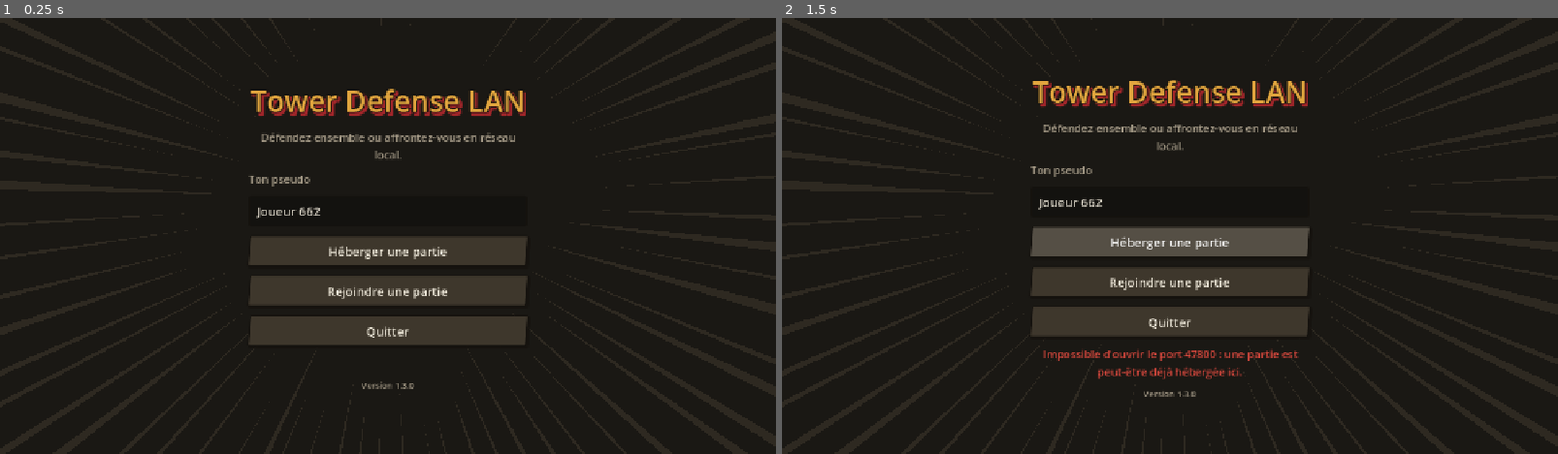
Above: before the commit, frames 1-2 (left to right).
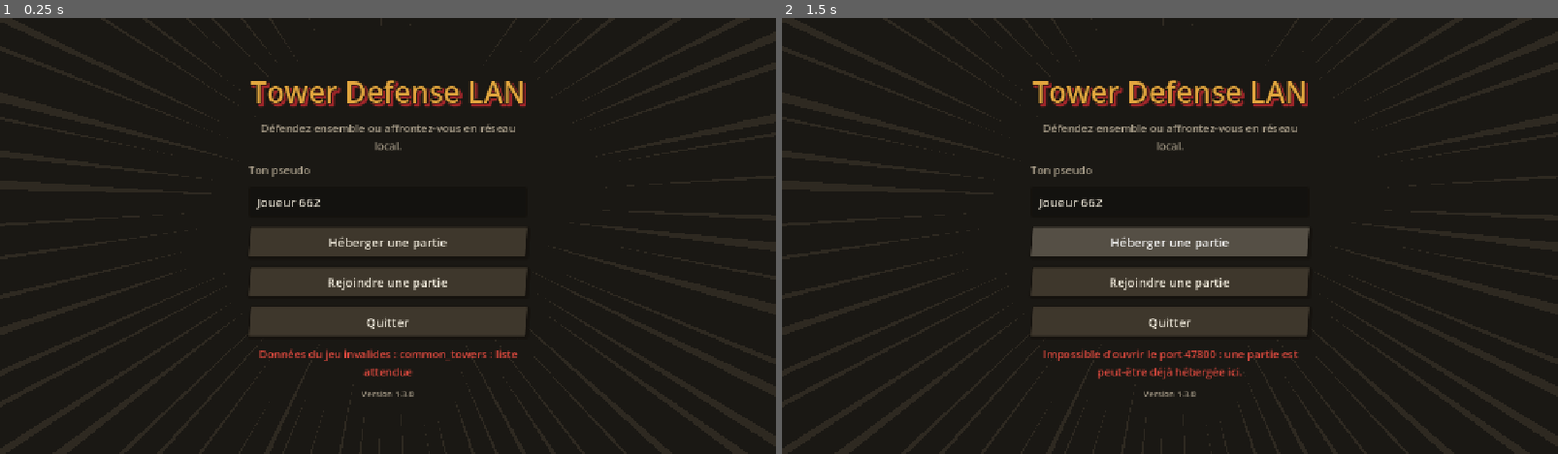
Above: after the commit, the same moments.

Repository: Forthtilliath/tower-defense-lan
Game: Godot game, scene res://scenes/main.tscn
The game is run twice, just before and just after one commit, with the same random seed, the same clock (stepped at 60 frames per second) and the same inputs.
Inputs:
- Up to frame 1 (0.25 s): no input
- Up to frame 2 (1.5 s): click "Héberger une partie" at 0.5 s; click "Héberger une partie" at 1.25 s

The runs differ from the first frame. In frame 1, 8.5% of the frame differs, in the area x 32-68%, y 14-87%; in frame 2, nothing differs.

Commit message:
feat: add common towers and exclusive class specializations

Diff:
--- a/scripts/data/data_schema.gd
+++ b/scripts/data/data_schema.gd
@@ -31,24 +31,31 @@
 	"id": ["id"], "name": ["text", 24], "hp": ["num", 0.1, 10.0], "lives": ["int", 1, 1000],
 	"gold": ["num", 0.1, 10.0], "reward": ["num", 0.1, 10.0], "xp": ["num", 0.0, 10.0, 1.0],
 }
-const BRANCH := {"id": ["id"], "name": ["text", 24], "description": ["text", 120, ""]}
+## Branche de talents. trunk : tronc commun de la classe ; les autres branches sont ses
+## spécialisations, exclusives (des points dans une seule à la fois).
+const BRANCH := {"id": ["id"], "name": ["text", 24], "description": ["text", 120, ""], "trunk": ["bool", false]}
 ## Talent : bonus par rang (s'ajoutent), sur les tourelles listées dans « towers » (toutes si vide),
 ## ou déblocage d'une tourelle (« unlock »). aura : renforce les auras des tourelles de soutien.
+## build_cost : réduction du prix de construction et d'amélioration ; sell_bonus : part de revente
+## en plus ; gift_bonus : part en plus reçue par l'allié lors d'un don (plafonds : PlayerKit).
 const TALENT := {
 	"id": ["id"], "name": ["text", 32], "description": ["text", 160, ""], "tier": ["int", 1, 6],
 	"max_rank": ["int", 1, 5, 1], "unlock": ["id", ""],
 	"damage": ["num", 0.0, 1.0, 0.0], "rate": ["num", 0.0, 1.0, 0.0], "range": ["num", 0.0, 1.0, 0.0],
 	"cc": ["num", 0.0, 1.0, 0.0], "aura": ["num", 0.0, 1.0, 0.0], "bounty": ["num", 0.0, 1.0, 0.0],
 	"interest": ["num", 0.0, 0.1, 0.0], "interest_cap": ["int", 0, 1000, 0], "start_gold": ["int", 0, 10000, 0],
+	"build_cost": ["num", 0.0, 0.2, 0.0], "sell_bonus": ["num", 0.0, 0.1, 0.0], "gift_bonus": ["num", 0.0, 0.25, 0.0],
 }
-## Bâtisseur : tourelles de base (« towers »), branches de talents, et bonus appliqués à toutes ses tourelles.
+## Classe : tourelles en plus du tronc commun (« towers », souvent aucune : les spécialisations
+## débloquent les leurs), branches de talents, et bonus de classe. Les multiplicateurs (dégâts,
+## portée, cadence, contrôles, auras) valent pour les tourelles de « bonus_towers » (toutes si vide).
 ## cc : multiplie les chances et durées de contrôle. bounty : multiplie sa part des primes.
-## interest / interest_cap : s'ajoutent au taux et au plafond d'intérêts du joueur.
+## interest / interest_cap / start_gold : s'ajoutent à ceux du joueur.
 const BUILDER := {
-	"id": ["id"], "name": ["text", 24], "color": ["color"], "description": ["text", 160, ""],
+	"id": ["id"], "name": ["text", 24], "color": ["color"], "description": ["text", 200, ""],
 	"damage": ["num", 0.5, 3.0, 1.0], "range": ["num", 0.5, 3.0, 1.0], "rate": ["num", 0.5, 3.0, 1.0],
-	"cc": ["num", 0.5, 3.0, 1.0], "bounty": ["num", 0.5, 3.0, 1.0],
-	"interest": ["num", 0.0, 0.2, 0.0], "interest_cap": ["int", 0, 10000, 0],
+	"cc": ["num", 0.5, 3.0, 1.0], "aura": ["num", 0.5, 3.0, 1.0], "bounty": ["num", 0.5, 3.0, 1.0],
+	"interest": ["num", 0.0, 0.2, 0.0], "interest_cap": ["int", 0, 10000, 0], "start_gold": ["int", 0, 10000, 0],
 }
 ## Éléments des tourelles ("" : coups physiques), auxquels certains monstres résistent.
 const ELEMENTS := ["fire", "ice", "lightning", "poison", "bleed"]
--- a/scripts/data/data_validator.gd
+++ b/scripts/data/data_validator.gd
@@ -27,7 +27,10 @@
 	if player == null or scaling == null or difficulties == null or specials == null or progression == null \
 			or tiers == null or towers == null or monsters == null or modifiers == null or not _check_splits(monsters[0]):
 		return false
-	var builders = _collection(root.get("builders"), 8, "builders", _builder.bind(towers[0], tiers.size()))
+	var common = TreeValidator.common_towers(self, root.get("common_towers"), towers[0])
+	if common == null:
+		return false
+	var builders = _collection(root.get("builders"), 8, "builders", TreeValidator.builder.bind(self, towers[0], tiers.size()))
 	var waves = _collection(root.get("waves"), 100, "waves", _wave.bind(monsters[0], modifiers[0]))
 	if builders == null or waves == null:
 		return false
@@ -38,6 +41,7 @@
 	gd.coop_scaling = scaling
 	gd.progression = progression
 	gd.talent_tiers.assign(tiers)
+	gd.common_towers.assign(common)
 	gd.difficulties.assign(_ordered(difficulties))
 	gd.builders.assign(_ordered(builders))
 	gd.modifiers = modifiers[0]
@@ -100,33 +104,17 @@
 	return t
 
 
-## Bâtisseur : tourelles de base connues, sans doublon, de quoi tirer sur l'air et le sol
-## (hors soutien), puis ses branches de talents.
-func _builder(src: Variant, where: String, towers: Dictionary, tier_count: int) -> Variant:
-	var b = _obj(src, DataSchema.BUILDER, where)
-	if b == null:
-		return null
-	var list = _list(src.get("towers"), 1, MAX_TOWERS, where + ".towers")
+## Liste d'identifiants de tourelles connues, sans doublon (au moins `lo`).
+func tower_ids(src: Variant, lo: int, where: String, towers: Dictionary) -> Variant:
+	var list = _list(src, lo, MAX_TOWERS, where)
 	if list == null:
 		return null
 	var ids: Array[String] = []
-	var air := false
-	var ground := false
 	for id in list:
 		if typeof(id) != TYPE_STRING or not towers.has(id) or ids.has(id):
-			return _fail("%s.towers : tourelle « %s » inconnue ou en double" % [where, str(id).left(30)])
+			return _fail("%s : tourelle « %s » inconnue ou en double" % [where, str(id).left(30)])
 		ids.append(id)
-		if not towers[id]["support"]:
-			air = air or towers[id]["air"]
-			ground = ground or towers[id]["ground"]
-	if not air or not ground:
-		return _fail("%s : il faut au moins une tourelle contre l'air et une contre le sol" % where)
-	b["towers"] = ids
-	var branches = TreeValidator.branches(self, src.get("branches", []), where, towers, tier_count)
-	if branches == null:
-		return null
-	b["branches"] = branches
-	return b
+	return ids
 
 
 ## Monstre : division, et capacités dont les champs vont ensemble ; un brouillage plus long
--- a/scripts/data/game_data.gd
+++ b/scripts/data/game_data.gd
@@ -10,6 +10,8 @@
 var progression := {}
 ## Points à dépenser dans une branche pour atteindre chaque palier de talents.
 var talent_tiers: Array[int] = []
+## Tourelles ouvertes à toutes les classes (les spécialisations en débloquent d'autres).
+var common_towers: Array[String] = []
 var difficulties: Array[Dictionary] = []
 var builders: Array[Dictionary] = []
 ## Vagues spéciales, par id.
--- a/scripts/data/player_kit.gd
+++ b/scripts/data/player_kit.gd
@@ -1,19 +1,30 @@
 class_name PlayerKit
 extends RefCounted
-## Ce qu'un joueur apporte en partie : son bâtisseur et ses talents (déjà validés).
-## Tourelles constructibles (de base + débloquées), bonus par tourelle (bâtisseur × talents),
-## économie (part des primes, intérêts, or de départ).
+## Ce qu'un joueur apporte en partie : sa classe et ses talents (déjà validés).
+## Tourelles constructibles (tronc commun + celles de la classe + débloquées par la spécialisation),
+## bonus par tourelle (classe × talents), économie (primes, intérêts, or de départ, coûts, revente, dons).
 
 const STATS := ["damage", "rate", "range", "cc", "aura"]
+const ECONOMY := ["bounty", "interest", "interest_cap", "start_gold", "build_cost", "sell_bonus", "gift_bonus"]
+## Plafonds : réduction des prix, part de revente, part d'un don reçue par l'allié.
+const MAX_DISCOUNT := 0.5
+const MAX_SELL := 0.9
+const MAX_GIFT := 1.0
 
 var builder := 0
 var talents := {}  # id du talent -> rang
 var towers := {}  # id de tourelle -> true
+## Branche de spécialisation choisie (index dans les branches de la classe), -1 : aucune encore.
+var spec := -1
 var bounty := 1.0
 var interest := 0.0
 var interest_cap := 0
 var start_gold := 0
-var _base := {}  # multiplicateurs du bâtisseur
+var build_cost := 0.0
+var sell_bonus := 0.0
+var gift_bonus := 0.0
+var _base := {}  # multiplicateurs de la classe
+var _bonus_towers := {}  # tourelles visées par le bonus de classe (vide : toutes)
 var _all := {}  # bonus des talents sur toutes les tourelles
 var _per := {}  # id de tourelle -> bonus des talents qui la visent
 
@@ -23,18 +34,24 @@
 	k.builder = clampi(p_builder, 0, data.builders.size() - 1)
 	k.talents = p_talents
 	var b: Dictionary = data.builders[k.builder]
-	for id in b["towers"]:
+	for id in data.common_towers + b["towers"]:
 		k.towers[id] = true
-	for key in ["damage", "rate", "range", "cc"]:
+	for key in STATS:
 		k._base[key] = float(b[key])
+	for id in b["bonus_towers"]:
+		k._bonus_towers[id] = true
 	k.bounty = float(b["bounty"])
 	k.interest = float(b["interest"])
 	k.interest_cap = int(b["interest_cap"])
-	for branch in b["branches"]:
-		for t in branch["talents"]:
+	k.start_gold = int(b["start_gold"])
+	var branches: Array = b["branches"]
+	for i in branches.size():
+		for t in branches[i]["talents"]:
 			var rank := int(p_talents.get(t["id"], 0))
 			if rank > 0:
 				k._apply(t, rank)
+				if not branches[i]["trunk"]:
+					k.spec = i
 	return k
 
 
@@ -45,6 +62,9 @@
 	interest += float(t["interest"]) * rank
 	interest_cap += int(t["interest_cap"]) * rank
 	start_gold += int(t["start_gold"]) * rank
+	build_cost += float(t["build_cost"]) * rank
+	sell_bonus += float(t["sell_bonus"]) * rank
+	gift_bonus += float(t["gift_bonus"]) * rank
 	for s in STATS:
 		var v := float(t[s]) * rank
 		if v <= 0.0:
@@ -62,10 +82,22 @@
 	return towers.has(type)
 
 
-## Multiplicateur d'une statistique pour une tourelle : bâtisseur × (1 + bonus des talents).
+## Nom de la spécialisation choisie ("" tant qu'aucun point n'est placé dans une spécialisation).
+func spec_name(data: GameData) -> String:
+	return data.builders[builder]["branches"][spec]["name"] if spec >= 0 else ""
+
+
+## « Arcaniste », ou « Arcaniste · Mage de feu » une fois la spécialisation choisie.
+func title(data: GameData) -> String:
+	var name: String = data.builders[builder]["name"]
+	return name if spec < 0 else "%s · %s" % [name, spec_name(data)]
+
+
+## Multiplicateur d'une statistique pour une tourelle : classe × (1 + bonus des talents).
 func mult(type: String, stat: String) -> float:
 	var extra := float(_all.get(stat, 0.0)) + float(_per.get(type, {}).get(stat, 0.0))
-	return float(_base.get(stat, 1.0)) * (1.0 + extra)
+	var base := float(_base.get(stat, 1.0)) if _bonus_towers.is_empty() or _bonus_towers.has(type) else 1.0
+	return base * (1.0 + extra)
 
 
 func boost(stats: Dictionary, type: String) -> void:
@@ -78,6 +110,30 @@
 		stats[key] *= aura
 
 
-## Intérêts : [taux, plafond], bonus du bâtisseur et des talents compris.
+## Intérêts : [taux, plafond], bonus de la classe et des talents compris.
 func interest_rule(data: GameData) -> Array:
 	return [float(data.player["interest"]) + interest, int(data.player["interest_cap"]) + interest_cap]
+
+
+## Prix payé pour une construction ou une amélioration affichée à `base` or.
+func cost(base: int) -> int:
+	return maxi(1, roundi(base * (1.0 - minf(build_cost, MAX_DISCOUNT))))
+
+
+## Total payé pour une tourelle arrivée au niveau `level`, réductions comprises.
+func invested(data: GameData, type: String, level: int) -> int:
+	var total := 0
+	var levels := data.tower_levels(type)
+	for i in mini(level + 1, levels.size()):
+		total += cost(int(levels[i]["cost"]))
+	return total
+
+
+## Part de l'or investi rendue à la revente.
+func sell_ratio() -> float:
+	return minf(MAX_SELL, SimMatch.SELL_RATIO + sell_bonus)
+
+
+## Part d'un don reçue par l'allié.
+func gift_ratio(data: GameData) -> float:
+	return minf(MAX_GIFT, float(data.player["gift_ratio"]) + gift_bonus)
--- a/scripts/data/talent_rules.gd
+++ b/scripts/data/talent_rules.gd
@@ -4,7 +4,8 @@
 ## ensemble de talents reçu (sauvegarde ou réseau), expérience gagnée en fin de partie.
 ##
 ## Un talent de palier t n'est permis que si la branche compte déjà au moins
-## talent_tiers[t - 1] points dans des talents de paliers inférieurs.
+## talent_tiers[t - 1] points dans des talents de paliers inférieurs. Hors tronc commun, une
+## seule branche (la spécialisation) peut recevoir des points ; on en change en les retirant.
 
 const MAX_ENTRIES := 64
 
@@ -97,8 +98,22 @@
 		if rank == null:
 			return null
 		out[key] = rank
-	if spent(out) > available or not tiers_ok(data, out, all):
+	if spent(out) > available or not tiers_ok(data, out, all) or specs_used(data, builder, out).size() > 1:
 		return null
+	return out
+
+
+## Spécialisations (index de branche hors tronc) qui ont au moins un point.
+static func specs_used(data: GameData, builder: int, talents: Dictionary) -> Array[int]:
+	var out: Array[int] = []
+	if builder < 0 or builder >= data.builders.size():
+		return out
+	var branches: Array = data.builders[builder]["branches"]
+	var all := defs(data, builder)
+	for id in talents:
+		var i: int = all[id][0] if all.has(id) else -1
+		if i >= 0 and not branches[i]["trunk"] and not out.has(i) and int(talents[id]) > 0:
+			out.append(i)
 	return out
 
 
@@ -121,6 +136,11 @@
 	if not all.has(id):
 		return "Talent inconnu"
 	var def: Dictionary = all[id][1]
+	var branch: int = all[id][0]
+	var branches: Array = data.builders[builder]["branches"]
+	for used in specs_used(data, builder, talents):
+		if used != branch and not branches[branch]["trunk"]:
+			return "Spécialisation déjà choisie : %s (retire ses points pour en changer)" % branches[used]["name"]
 	if int(talents.get(id, 0)) >= int(def["max_rank"]):
 		return "Rang maximum atteint"
 	if spent(talents) >= available:
--- a/scripts/data/tree_validator.gd
+++ b/scripts/data/tree_validator.gd
@@ -1,10 +1,45 @@
 class_name TreeValidator
 extends RefCounted
-## Validation des arbres de talents des bâtisseurs et des paliers, avec les outils de DataValidator
-## (même règle : rejet du fichier entier à la première anomalie).
+## Validation des classes (tronc commun de tourelles, bonus, arbres de talents) et des paliers,
+## avec les outils de DataValidator (même règle : rejet du fichier entier à la première anomalie).
 
-const MAX_BRANCHES := 4
+const MAX_BRANCHES := 6  # tronc + spécialisations
 const MAX_TALENTS := 8  # par branche
+
+
+## Tronc commun : tourelles ouvertes à tous, de quoi tirer sur l'air et le sol (hors soutien).
+static func common_towers(v: DataValidator, src: Variant, towers: Dictionary) -> Variant:
+	var ids = v.tower_ids(src, 1, "common_towers", towers)
+	if ids == null:
+		return null
+	var air := false
+	var ground := false
+	for id in ids:
+		if not towers[id]["support"]:
+			air = air or towers[id]["air"]
+			ground = ground or towers[id]["ground"]
+	if not air or not ground:
+		return v._fail("common_towers : il faut au moins une tourelle contre l'air et une contre le sol")
+	return ids
+
+
+## Classe : tourelles en plus du tronc commun et tourelles visées par son bonus (listes
+## facultatives), puis ses branches de talents.
+static func builder(src: Variant, where: String, v: DataValidator, towers: Dictionary, tier_count: int) -> Variant:
+	var b = v._obj(src, DataSchema.BUILDER, where)
+	if b == null:
+		return null
+	var extra = v.tower_ids(src.get("towers", []), 0, where + ".towers", towers)
+	var bonus = v.tower_ids(src.get("bonus_towers", []), 0, where + ".bonus_towers", towers)
+	if extra == null or bonus == null:
+		return null
+	b["towers"] = extra
+	b["bonus_towers"] = bonus
+	var list = branches(v, src.get("branches", []), where, towers, tier_count)
+	if list == null:
+		return null
+	b["branches"] = list
+	return b
 
 
 ## Points à dépenser dans une branche pour chaque palier : entiers croissants, le premier à 0.
@@ -21,20 +56,25 @@
 	return out
 
 
-## Branches d'un bâtisseur : talents aux identifiants uniques (dans tout l'arbre), paliers
-## existants, tourelles connues, et au moins un bonus ou un déblocage par talent.
+## Branches d'une classe : un tronc au plus, talents aux identifiants uniques (dans tout l'arbre),
+## paliers existants, tourelles connues, et au moins un bonus ou un déblocage par talent.
 static func branches(v: DataValidator, src: Variant, where: String, towers: Dictionary, tier_count: int) -> Variant:
 	var list = v._list(src, 0, MAX_BRANCHES, where + ".branches")
 	if list == null:
 		return null
 	var out := []
 	var seen := {}
+	var trunks := 0
 	for i in list.size():
 		var bw := "%s.branches[%d]" % [where, i]
 		var branch = v._obj(list[i], DataSchema.BRANCH, bw)
 		var talents = v._list(list[i].get("talents") if typeof(list[i]) == TYPE_DICTIONARY else null, 1, MAX_TALENTS, bw + ".talents")
 		if branch == null or talents == null:
 			return null
+		if branch["trunk"]:
+			trunks += 1
+			if trunks > 1:
+				return v._fail("%s : un seul tronc commun par classe" % bw)
 		var out_talents := []
 		for k in talents.size():
 			var t = _talent(v, talents[k], "%s.talents[%d]" % [bw, k], towers, tier_count)
@@ -57,17 +97,12 @@
 		return v._fail("%s : palier %d inexistant" % [where, t["tier"]])
 	if t["unlock"] != "" and not towers.has(t["unlock"]):
 		return v._fail("%s : tourelle à débloquer « %s » inconnue" % [where, t["unlock"]])
-	var targets = v._list(src.get("towers", []), 0, DataValidator.MAX_TOWERS, where + ".towers")
-	if targets == null:
+	var ids = v.tower_ids(src.get("towers", []), 0, where + ".towers", towers)
+	if ids == null:
 		return null
-	var ids: Array[String] = []
-	for id in targets:
-		if typeof(id) != TYPE_STRING or not towers.has(id) or ids.has(id):
-			return v._fail("%s.towers : tourelle « %s » inconnue ou en double" % [where, str(id).left(30)])
-		ids.append(id)
 	t["towers"] = ids
 	var effect: bool = t["unlock"] != ""
-	for key in ["damage", "rate", "range", "cc", "aura", "bounty", "interest", "interest_cap", "start_gold"]:
+	for key in PlayerKit.STATS + PlayerKit.ECONOMY:
 		effect = effect or t[key] > 0
 	if not effect:
 		return v._fail("%s : le talent ne fait rien" % where)
